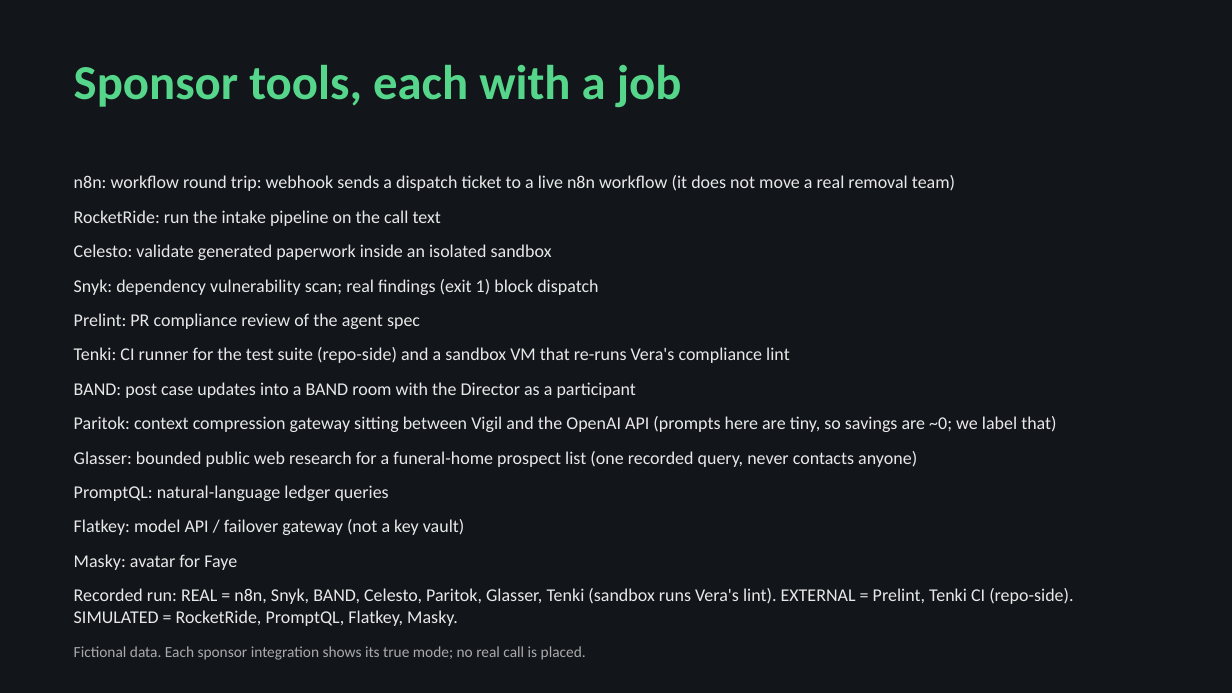
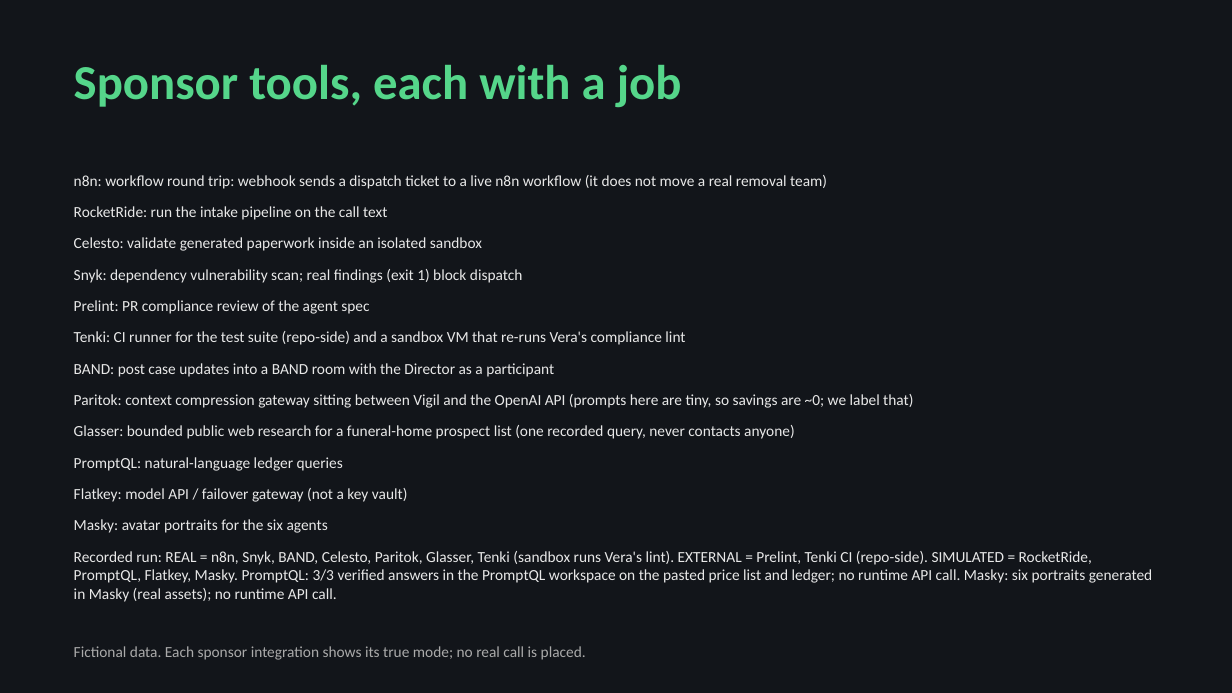
Before and after one commit to donaldc11/vigil-ai-night-staff, a slide deck: slide 5 of Vigil_deck.pptx. Drawn at 1232x693 pixels with LibreOffice and Linux fonts; fonts in the diff are those of the drawing. Boxes give left, top, right and bottom in pixels: in the first picture for what was removed or moved away, otherwise in the second. Text is boxed around its words. In the diff, an @@ line names an element or a change of style, - is before the commit and + after.

Commit message:
Vigil: clarify PromptQL replay results and update deck

```diff
--- a/Vigil_deck.pptx
+++ b/Vigil_deck.pptx
@@ text at (74,175,913,502): size 14 to 12 pt in "n8n: workflow round trip: webhook sends a ...", "RocketRide: run the intake pipeline on the ...", "Celesto: validate generated paperwork inside an isolated ...", "Snyk: dependency vulnerability scan; real findings (exit ..." and 7 more places @@
@@ text at (74,519,1152,602): text changed; size 14 to 12 pt @@
-Masky: avatar for Faye
-Recorded run: REAL = n8n, Snyk, BAND, Celesto, Paritok, Glasser, Tenki (sandbox runs Vera's lint). EXTERNAL = Prelint, Tenki CI (repo-side). SIMULATED = RocketRide, PromptQL, Flatkey, Masky.
+Masky: avatar portraits for the six agents
+Recorded run: REAL = n8n, Snyk, BAND, Celesto, Paritok, Glasser, Tenki (sandbox runs Vera's lint). EXTERNAL = Prelint, Tenki CI (repo-side). SIMULATED = RocketRide, PromptQL, Flatkey, Masky. PromptQL: 3/3 verified answers in the PromptQL workspace on the pasted price list and ledger; no runtime API call. Masky: six portraits generated in Masky (real assets); no runtime API call.
```
Also in this commit, not shown: 1 slide added, 7 other files.
